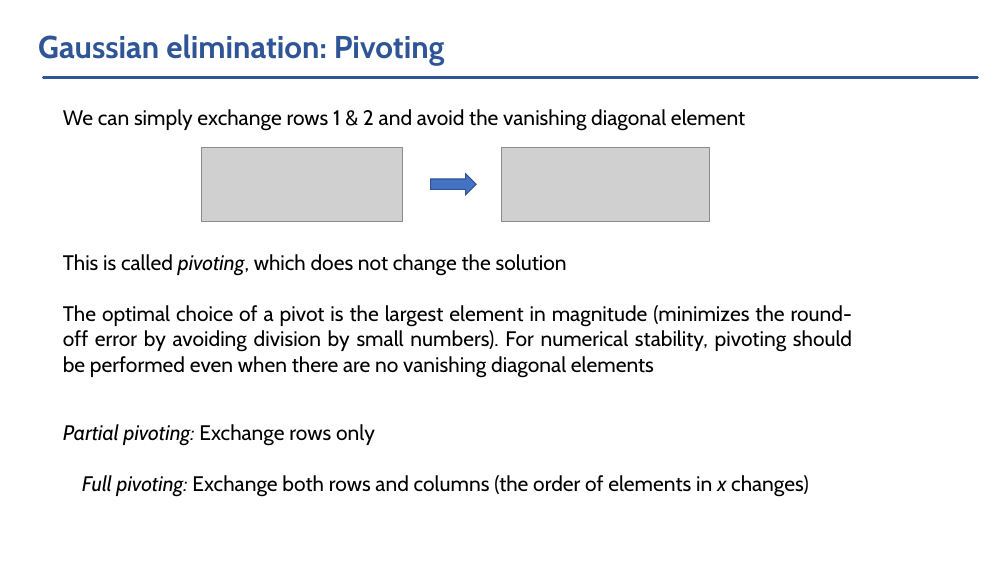
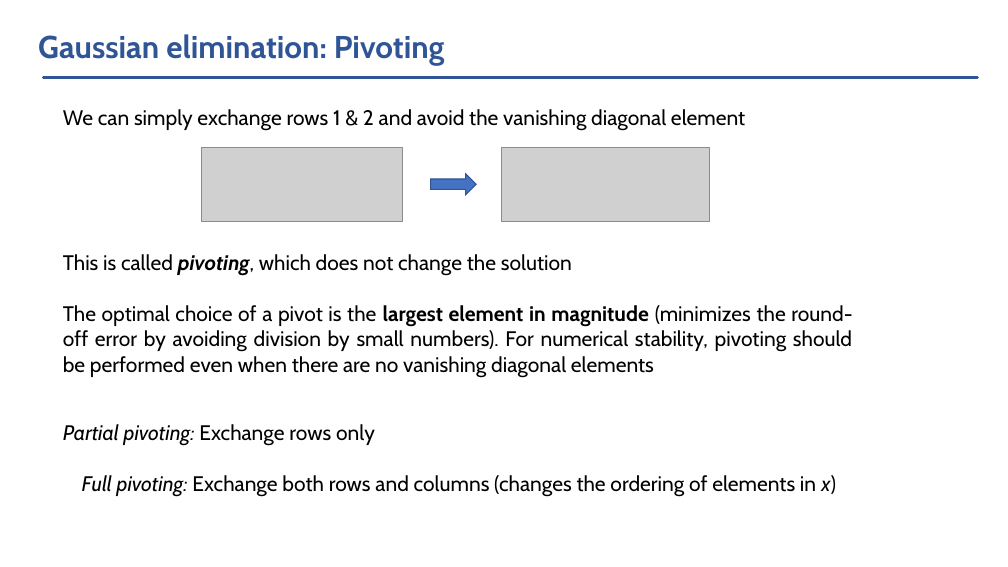
Before and after one commit to vlvovch/PHYS6350-ComputationalPhysics, a slide deck: slide 13 of slides/Lecture4-01-23-25-LinearAlgebra.pptx (slide 12 before the commit). Drawn at 1008x567 pixels with LibreOffice and Linux fonts; fonts in the diff are those of the drawing; grey boxes stand for pictures. Boxes give left, top, right and bottom in pixels: in the first picture for what was removed or moved away, otherwise in the second. Text is boxed around its words. In the diff, an @@ line names an element or a change of style, - is before the commit and + after.

```diff
--- a/slides/Lecture4-01-23-25-LinearAlgebra.pptx
+++ b/slides/Lecture4-01-23-25-LinearAlgebra.pptx
@@ text "This is called pivoting, which ..." at (x1=63, y1=254, x2=572, y2=276): bold on in "pivoting," @@
@@ text "The optimal choice of a ..." at (x1=63, y1=305, x2=852, y2=378): bold on in "largest element in magnitude" @@
@@ text at (x1=82, y1=475, x2=836, y2=497): text changed @@
-Full pivoting: Exchange both rows and columns (the order of elements in x changes)
+Full pivoting: Exchange both rows and columns (changes the ordering of elements in x)
```
Also in this commit, not shown: 3 other slides changed, 1 slide added, 6 other files.
